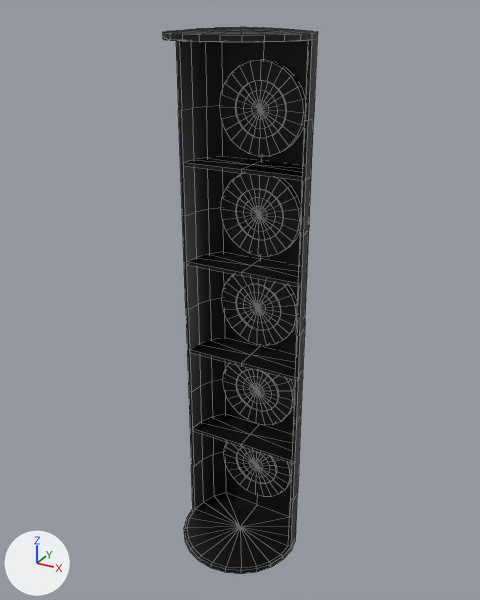
Before and after pictures for a commit that changed the Blender file mek_fgb/engine_mount.blend.
The view is the same before and after, from a camera (50 mm lens) standing at (2.09, -3.8, 2.07) and looking at (-0.03, 0.05, 0.14). Arrows for +X, +Y and +Z are at lower left; the lights stay in place. Mesh edges are drawn as thin lines.
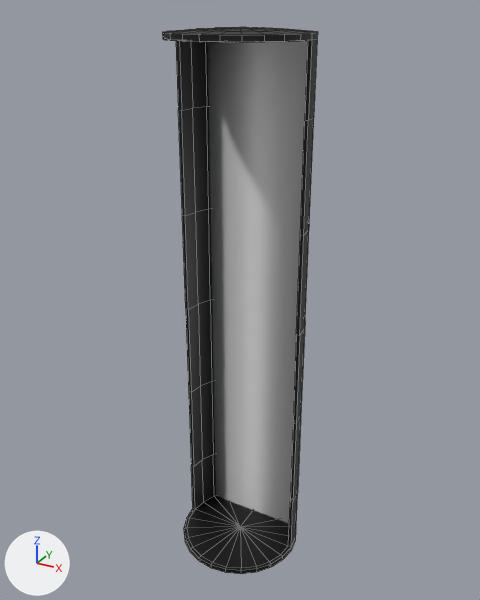
Where the change shows, as pixel boxes [x1, y1, x2, y2] in the pictures (480 x 600 px):
```json
{"object": "c_1", "change": "added", "after": [208, 41, 308, 523]}
{"part": 1, "of": "me_cylinder", "change": "deleted", "before": [194, 415, 293, 464], "on screen": "black"}
{"part": 2, "of": "me_cylinder", "change": "deleted", "before": [191, 338, 296, 381], "on screen": "black"}
{"part": 3, "of": "me_cylinder", "change": "deleted", "before": [188, 253, 299, 287], "on screen": "black"}
{"part": 4, "of": "me_cylinder", "change": "deleted", "before": [185, 157, 303, 181], "on screen": "black"}
```

Edits to the scene script, one JSON object a line:
```json
{"block": "me_cylinder", "where": "me_cylinder.from_pydata(...)  # 1159 vertices, 1164 faces; spans x -0.47..0.47, y -0.47..0.47, z -1.96..1.96"}
{"block": "me_cylinder", "where": "# used by ob_mesh; location = (0.0, 0.0, 0.0)"}
{"block": "me_cylinder", "change": "me_cylinder part 1: the loose piece of 22 vertices spanning x -0.46..0.46, y 0.01..0.33, z -1.1..-1.08 is deleted"}
{"block": "me_cylinder", "change": "me_cylinder part 2: the loose piece of 22 vertices spanning x -0.46..0.46, y 0.01..0.33, z -0.38..-0.35 is deleted"}
{"block": "me_cylinder", "change": "me_cylinder part 3: the loose piece of 22 vertices spanning x -0.46..0.46, y 0.01..0.33, z 0.35..0.38 is deleted"}
{"block": "me_cylinder", "change": "me_cylinder part 4: the loose piece of 22 vertices spanning x -0.46..0.46, y 0.01..0.33, z 1.08..1.1 is deleted"}
{"op": "add", "block": "me_cylinder_001", "code": ["me_cylinder_001 = bpy.data.meshes.new('Cylinder.001')", "me_cylinder_001.from_pydata([(0.0, 0.47, -1.94), (0.0, 0.47, 1.94), (0.23, 0.41, -1.94), (0.23, 0.41, 1.94), (0.41, 0.23, -1.94), (0.41, 0.23, 1.94), (-0.41, 0.23, -1.94), (-0.41, 0.23, 1.94), (-0.23, 0.41, -1.94), (-0.23, 0.41, 1.94)], [], [(0, 1, 3, 2), (2, 3, 5, 4), (6, 7, 9, 8), (8, 9, 1, 0), (7, 6, 4, 5)])", "me_cylinder_001.polygons.foreach_set('use_smooth', [True] * 5)"]}
{"op": "add", "block": "ob_c_1", "code": ["ob_c_1 = bpy.data.objects.new('c_1', me_cylinder_001)", "ob_c_1.location = (0.0, 0.0, 0.0)"]}
```
